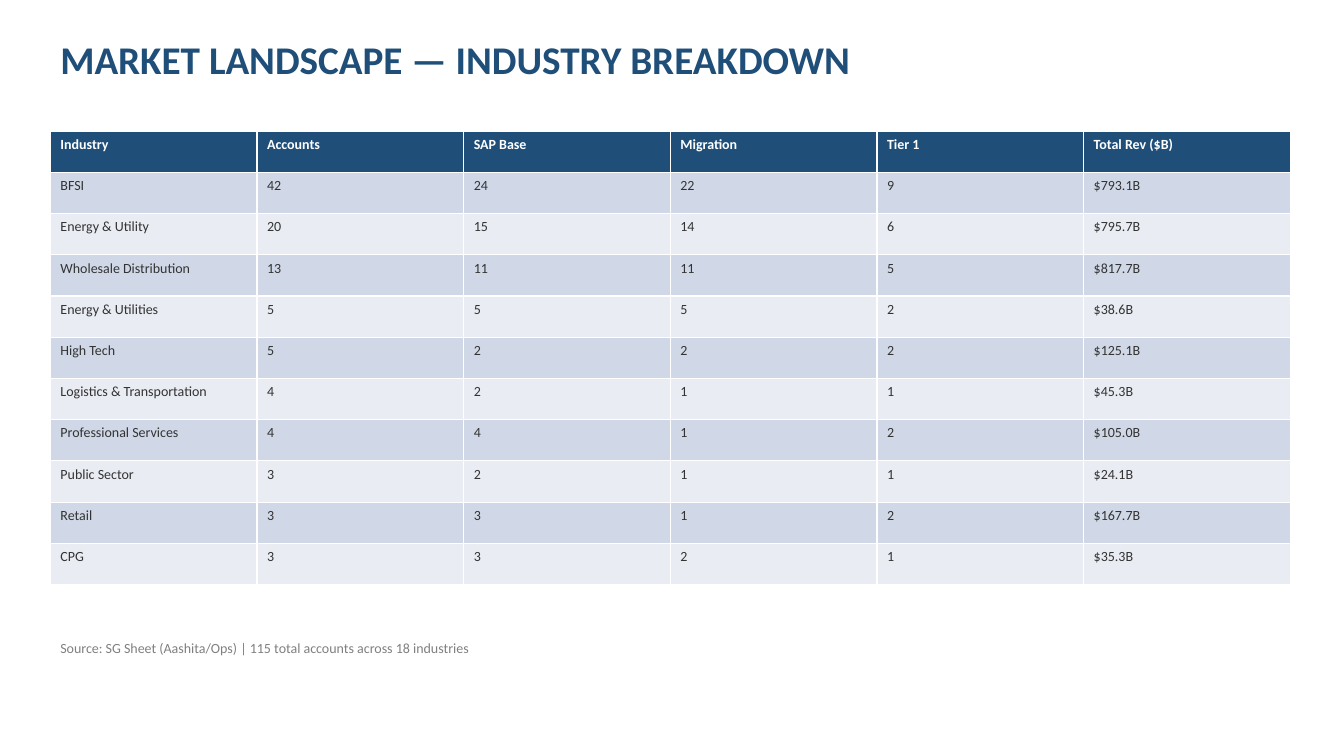
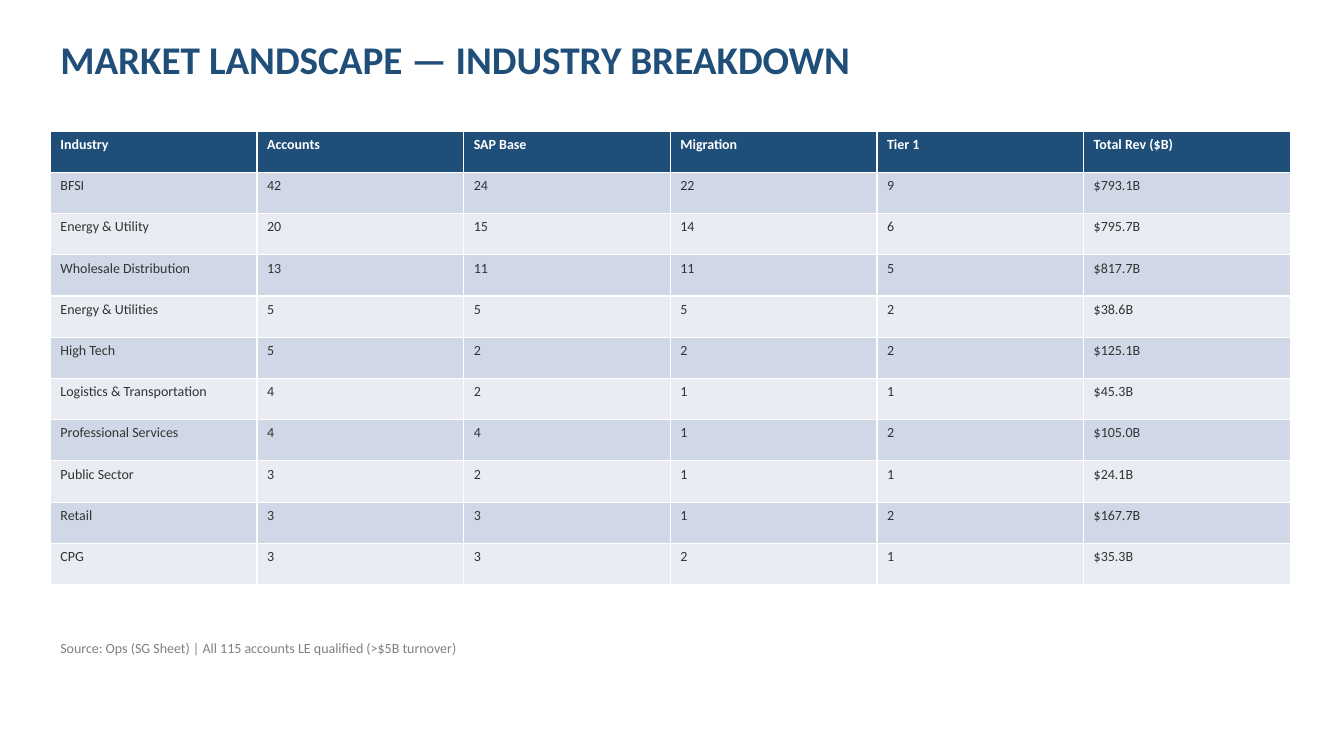
Before and after one commit to bhartiya75/ntt, a slide deck: slide 3 of backend/analysis/SG_GTM_Presentation.pptx. Drawn at 1344x756 pixels with LibreOffice and Linux fonts; fonts in the diff are those of the drawing. Boxes give left, top, right and bottom in pixels: in the first picture for what was removed or moved away, otherwise in the second. Text is boxed around its words. In the diff, an @@ line names an element or a change of style, - is before the commit and + after.

```diff
--- a/backend/analysis/SG_GTM_Presentation.pptx
+++ b/backend/analysis/SG_GTM_Presentation.pptx
@@ text at [60,643,457,655]: text changed @@
-Source: SG Sheet (Aashita/Ops) | 115 total accounts across 18 industries
+Source: Ops (SG Sheet) | All 115 accounts LE qualified (>$5B turnover)
```
Also in this commit, not shown: 8 other slides changed, 1 other file.
